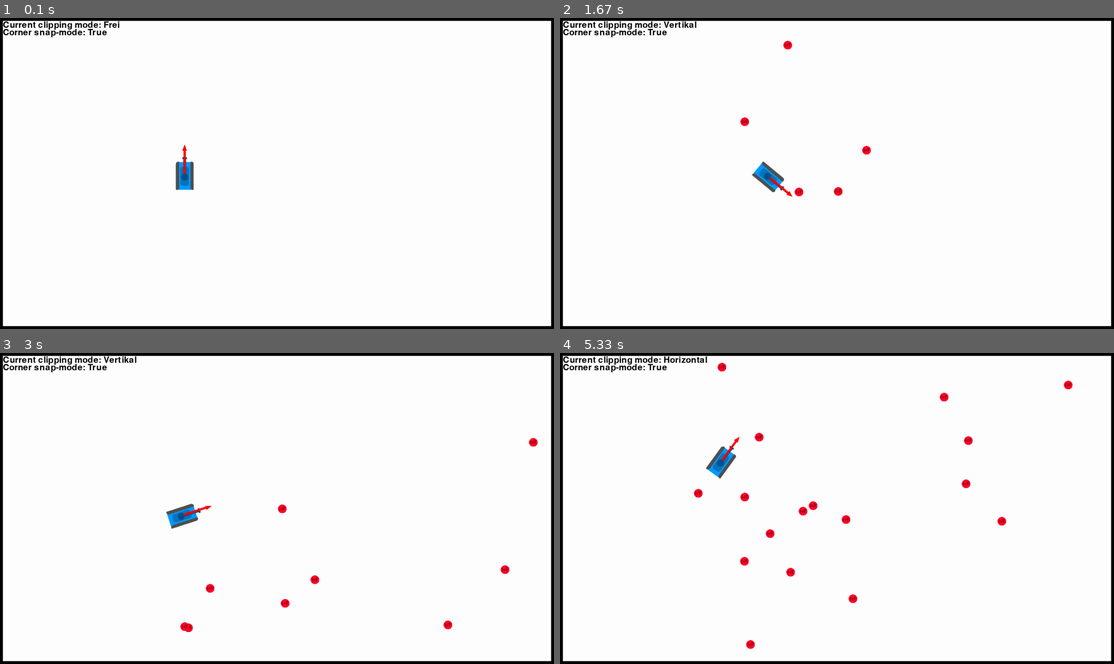
Above: before the commit, frames 1-4 (two rows, left to right).
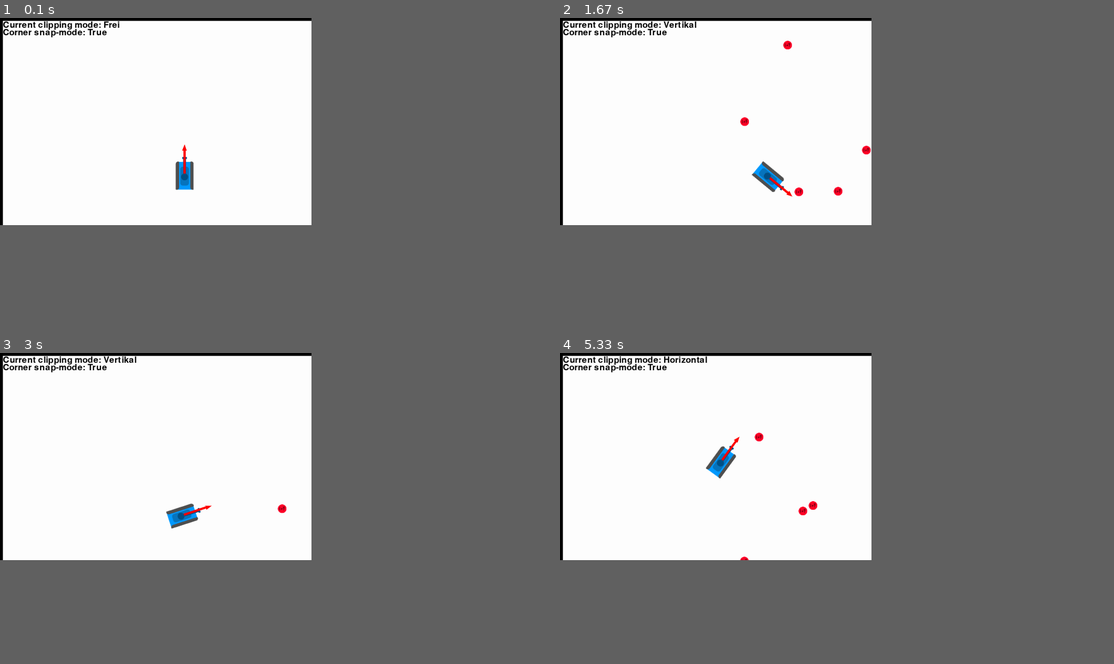
Above: after the commit, the same moments.

Repository: hoischreck/tankClash
Game: pygame game, started from main.py
Same seed, same stepped clock (60 frames per second), same inputs: the game is played once before the commit and once after it.
Inputs (mouse positions are in pixels of both pictures, inside the frame that each line leads up to):
- Up to frame 1 (0.1 s): no input
- Up to frame 2 (1.67 s): tap Space at 0.33, 0.73, 1.03, 1.23, 1.57 s; hold D 0.67-1.13 s; move the mouse to (814, 114) at 0.7 s; tap 2 at 0.82 s; hold W 1.17-1.47 s; move the mouse to (643, 123) at 1.2 s; tap 3 at 1.32 s; hold D from 1.5 s (still down); move the mouse to (620, 89) at 1.53 s
- Up to frame 3 (3 s): tap Space at 1.87, 2.07, 2.37, 2.63, 2.97 s; release D at 1.97 s; hold A 2-2.53 s; move the mouse to (199, 384) at 2.03 s; tap 2 at 2.15 s; hold S 2.57-2.87 s; move the mouse to (193, 474) at 2.6 s; tap 3 at 2.72 s; hold A from 2.9 s (still down); move the mouse to (160, 387) at 2.93 s
- Up to frame 4 (5.33 s): tap Space at 3.27, 3.4, 3.8, 4.1, 4.47, 4.87, 5.17 s; release A at 3.3 s; hold W 3.33-3.7 s; move the mouse to (604, 449) at 3.37 s; tap 2 at 3.48, 4.95 s; hold D 3.73-4.37 s; move the mouse to (720, 477) at 3.77 s; tap 3 at 3.88 s; hold S 4.4-4.77 s; move the mouse to (704, 421) at 4.43 s; hold A 4.8-5.27 s; move the mouse to (798, 489) at 4.83 s; hold D from 5.3 s (still down)
In our replay, the window is 900x506 before the commit and 506x337 after it. These sizes can differ from the game's own. Grey fills any space a smaller window leaves; there, only what the larger window draws over its background counts as a difference.

The runs differ from the first frame. In frame 1, 2.2% of the frame differs, in the area x 0-100%, y 0-100%; in frame 2, 2.2%; in frame 3, 2.5%; in frame 4, 2.8%.

Commit message:
started basic implementation of map scaling

Diff:
--- a/map.py
+++ b/map.py
@@ -41,6 +41,7 @@
 			else:
 				l2dPolygon.addLineVec(p, points[0])
 		return l2dPolygon
+
 
 # todo: wall as subclass?
 class Wall:
@@ -87,6 +88,7 @@
 		s = self.screen if surface is None else surface
 		self.polygon.draw(s)
 
+
 # Basically a collection of walls
 class TankMap(GraphicalObj):
 	DATA_DELIMITER = ","
@@ -97,9 +99,16 @@
 		self.mask: pygame.mask.Mask = None
 		self._renewMask()
 
-	def addWall(self, start, end):
+	def addWall(self, start, end, renewMask=True):
 		self.walls.append(Wall(self.game, start, end))
-		self._renewMask() # Size effects "hits any wall"
+		if renewMask:
+			self._renewMask() # Size effects "hits any wall"
+
+	def addWalls(self, startEndTuples, renewMask=True):
+		for w in startEndTuples:
+			self.addWall(*w, renewMask=False)
+		if renewMask:
+			self._renewMask()
 
 	def removeWall(self, wall):
 		self.walls.remove(wall)
--- a/tankGame.py
+++ b/tankGame.py
@@ -94,6 +94,7 @@
 		super().__init__(*args, **kwargs)
 		self.players = set()
 		self.controls = {}
+		self.windowSize = (1080, 720)
 
 
 	def setup(self):
--- a/tankGameMapEditor.py
+++ b/tankGameMapEditor.py
@@ -37,6 +37,7 @@
 		AmmoType.setImage(AmmoType.NORMAL, loadConvScaledImg(("assets", "img", "ProjectileBall.png"), (30, 30)))
 
 		self.map = TankMap(self)
+
 		self.drawingQueue.append(self.map)
 		# base map
 		offset = Wall.STANDARD_WIDTH//2
@@ -45,6 +46,28 @@
 		self.map.addWallH((0, self.h-offset), self.w)
 		self.map.addWallV((offset-1, offset), self.h)
 		self.map.addWallV((self.w-offset, offset), self.h)
+
+		###
+
+		# scale map
+		# referenceSize = (1920, 1080)
+		# currentSize = self.windowSize
+		# scalingVec = Vector2D(*[c2 / c1 for c1, c2 in zip(referenceSize, currentSize)])
+		# print(scalingVec)
+		# walls = list()
+		# for w in self.map.walls:
+		# 	walls.append(((w.start*scalingVec.x).toTuple(), (w.end*scalingVec.y).toTuple()))
+		#
+		# print(walls)
+		#
+		# scaledMap = TankMap(self)
+		# scaledMap.addWalls(walls)
+		#
+		# self.drawingQueue.remove(self.map)
+		# self.map = scaledMap
+		# self.drawingQueue.append(self.map)
+
+		###
 
 		p1 = Player("Ivo", 1, self)
 		img = loadConvFacScaledImg(("assets", "img", "TankBlue.png"), 0.5)
